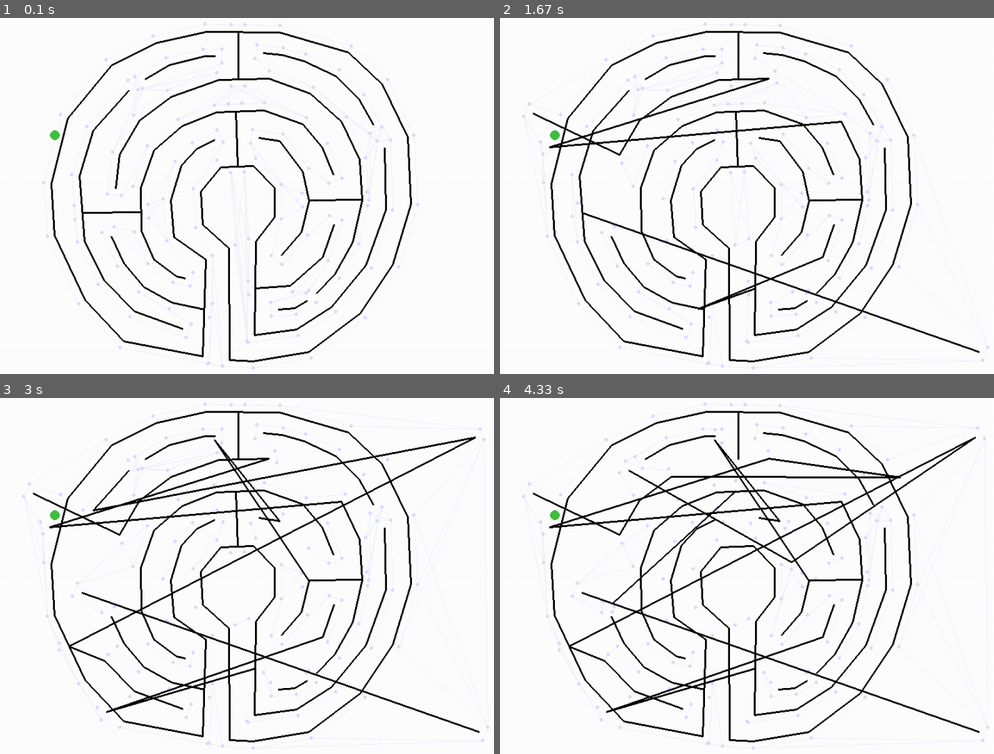
Above: before the commit, frames 1-4 (two rows, left to right).
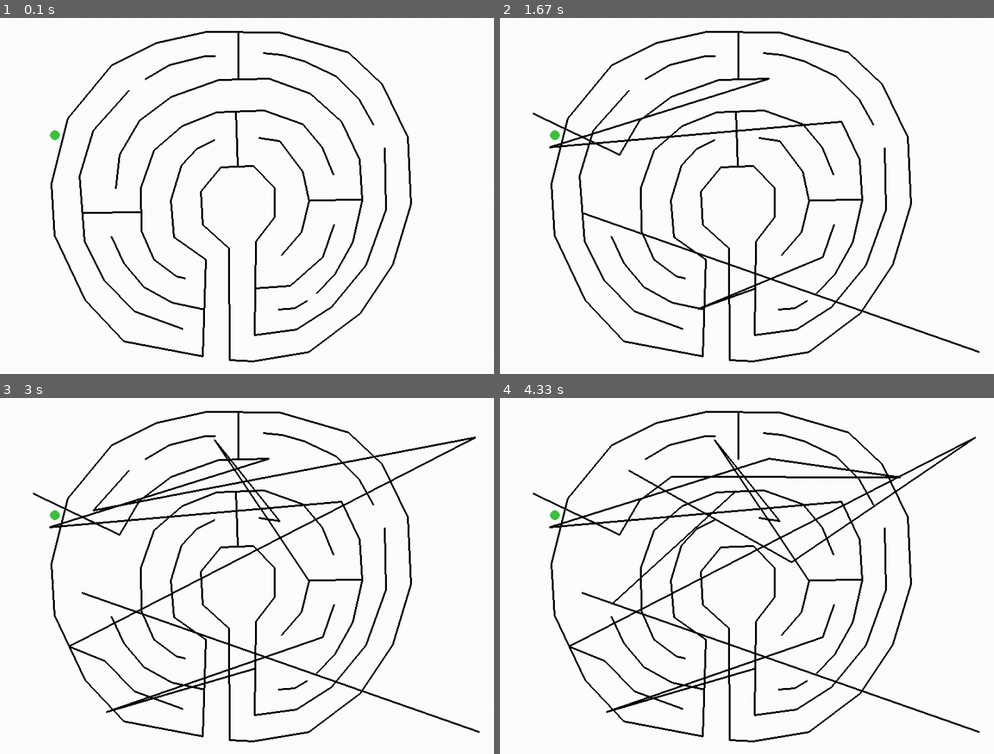
Above: after the commit, the same moments.

Repository: qvasic/repo1
Game: pygame game, started from pathwalker/pathwalker.py
Two runs of this game, one before a commit and one after it. Both use one fixed random seed, a clock stepped at 60 frames per second and the inputs below.
Inputs (mouse positions are in pixels of both pictures, inside the frame that each line leads up to):
- Up to frame 1 (0.1 s): no input
- Up to frame 2 (1.67 s): press the mouse at (811, 92) at 0.37 s; move the mouse to (677, 121) at 0.47 s; release the mouse at (549, 146) at 0.6 s; press the mouse at (613, 188) at 0.7 s; move the mouse to (574, 149) at 0.8 s; release the mouse at (534, 114) at 0.93 s; press the mouse at (643, 210) at 1.1 s; move the mouse to (811, 281) at 1.2 s; move the mouse to (979, 352) at 1.3 s; release the mouse at (979, 352) at 1.33 s; press the mouse at (791, 285) at 1.5 s; move the mouse to (697, 309) at 1.6 s
- Up to frame 3 (3 s): release the mouse at (103, 711) at 1.73 s; press the mouse at (83, 622) at 1.9 s; move the mouse to (74, 632) at 2 s; release the mouse at (69, 647) at 2.13 s; move the mouse to (79, 554) at 2.3 s; press the mouse at (79, 554) at 2.33 s; move the mouse to (276, 497) at 2.43 s; release the mouse at (474, 437) at 2.57 s; press the mouse at (301, 551) at 2.77 s; move the mouse to (256, 494) at 2.87 s; move the mouse to (212, 440) at 2.97 s
- Up to frame 4 (4.33 s): release the mouse at (712, 440) at 3 s; press the mouse at (717, 458) at 3.2 s; move the mouse to (811, 469) at 3.3 s; release the mouse at (900, 476) at 3.43 s; press the mouse at (593, 508) at 3.63 s; move the mouse to (692, 536) at 3.73 s; release the mouse at (791, 561) at 3.87 s; press the mouse at (737, 547) at 4.07 s; move the mouse to (672, 572) at 4.17 s; release the mouse at (613, 604) at 4.3 s

The runs differ from the first frame. In frame 1, 0.6% of the frame differs, in the area x 8-85%, y 1-99%; in frame 2, 0.6%; in frame 3, 0.6%; in frame 4, 0.6%.

Commit message:
Initial value of show_pathfinding_graph changed. Help message for F2 added.

Diff:
--- a/pathwalker/pathwalker.py
+++ b/pathwalker/pathwalker.py
@@ -198,7 +198,7 @@
         self.shift_pressed = False
         self.ctrl_pressed = False
 
-        self.show_pathfinding_graph = True
+        self.show_pathfinding_graph = False
 
         self.walls = []
         self.new_wall = None
@@ -511,6 +511,7 @@
 ctrl-click: remove corner
 right-click: walk
 ctrl-right-click: teleport
+F2 - show/hide pathfinding graph
 """ )
 
         pygame.init()
